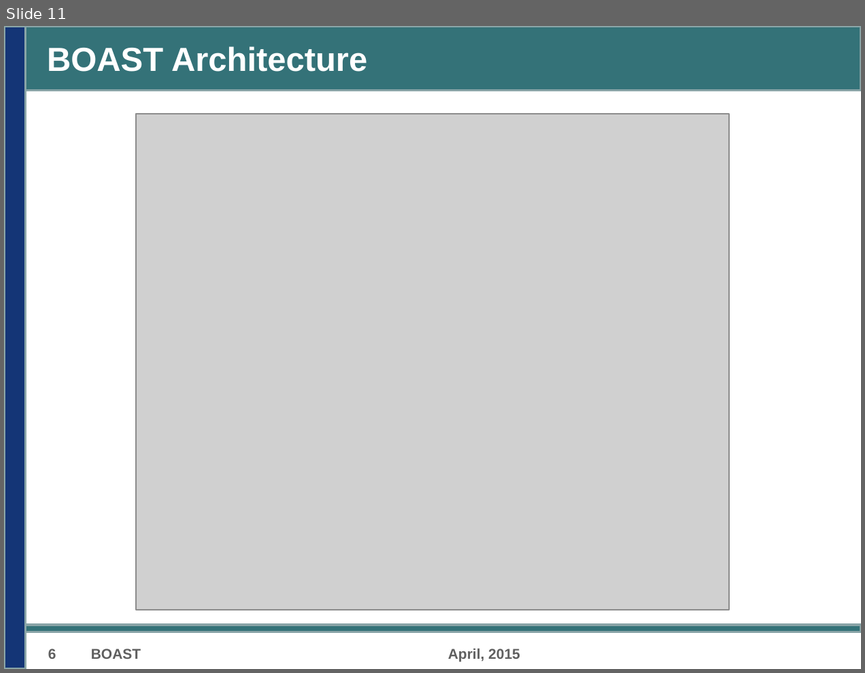
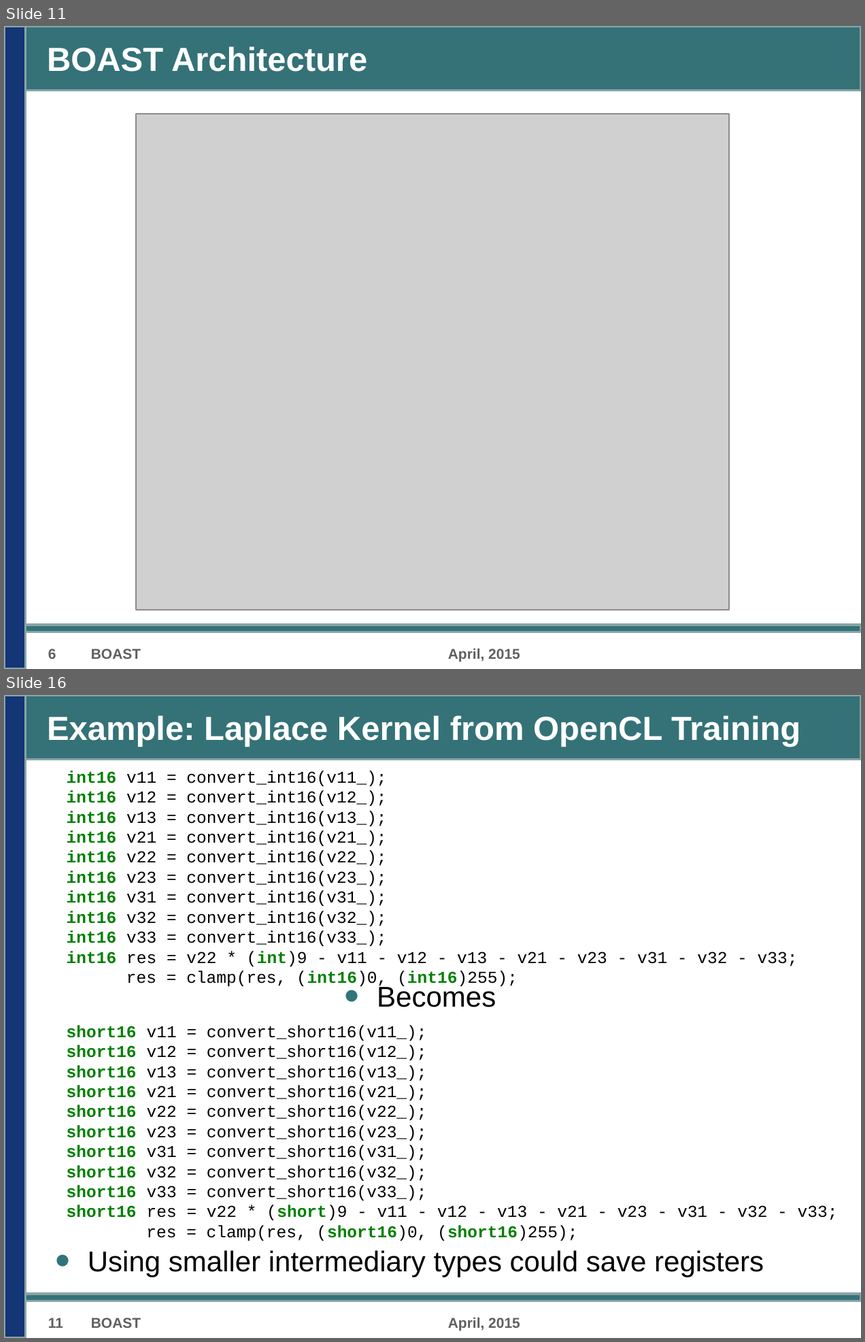
Before and after one commit to Nanosim-LIG/boast-lig, a slide deck: Paper/D5.5/D5.5.odp. Shown one above the other, each under a label of ours: slide 11 before the commit, slides 11 and 16 after it; the slides between them are not shown. The pictures are 865x673 and 865x1342 pixels, drawn with LibreOffice and Linux fonts; fonts in the diff are those of the drawing; grey boxes stand for pictures; background and template pictures are left out. Boxes give left, top, right and bottom in pixels: in the first picture for what was removed or moved away, otherwise in the second. Text is boxed around its words. In the diff, an @@ line names an element or a change of style, - is before the commit and + after.

```diff
--- a/Paper/D5.5/D5.5.odp
+++ b/Paper/D5.5/D5.5.odp
@@ slide 16 added at box(4, 695, 861, 1338), background #FFFFFF; not listed: 3 template elements that a slide beside it also shows @@
@@ title added at box(47, 715, 800, 747), 28 pt, text #FFFFFF, bold @@
+Example: Laplace Kernel from OpenCL Training
@@ text added at box(67, 770, 798, 988), 14 pt, text #000000 @@
+int16 v11 = convert_int16(v11_);
+int16 v12 = convert_int16(v12_);
+int16 v13 = convert_int16(v13_);
+int16 v21 = convert_int16(v21_);
+int16 v22 = convert_int16(v22_);
+int16 v23 = convert_int16(v23_);
+int16 v31 = convert_int16(v31_);
+int16 v32 = convert_int16(v32_);
+int16 v33 = convert_int16(v33_);
+int16 res = v22 * (int)9 - v11 - v12 - v13 - v21 - v23 - v31 - v32 - v33;
+res = clamp(res, (int16)0, (int16)255);
@@ text added at box(377, 983, 496, 1007), 24 pt, text #000000 @@
+• Becomes
@@ text added at box(67, 1025, 838, 1240), 14 pt, text #000000 @@
+short16 v11 = convert_short16(v11_);
+short16 v12 = convert_short16(v12_);
+short16 v13 = convert_short16(v13_);
+short16 v21 = convert_short16(v21_);
+short16 v22 = convert_short16(v22_);
+short16 v23 = convert_short16(v23_);
+short16 v31 = convert_short16(v31_);
+short16 v32 = convert_short16(v32_);
+short16 v33 = convert_short16(v33_);
+short16 res = v22 * (short)9 - v11 - v12 - v13 - v21 - v23 - v31 - v32 - v33;
+res = clamp(res, (short16)0, (short16)255);
@@ text added at box(88, 1250, 764, 1276), 24 pt, text #000000 @@
+• Using smaller intermediary types could save registers
@@ text added at box(48, 1317, 63, 1327), 12 pt, text #5F5F5F, bold @@
+11
@@ text added at box(91, 1317, 141, 1327), 12 pt, text #5F5F5F, bold @@
+BOAST
@@ text added at box(448, 1317, 520, 1331), 12 pt, text #5F5F5F, bold @@
+April, 2015
```
Also in this commit, not shown: 2 slides changed, 3 other slides added.
